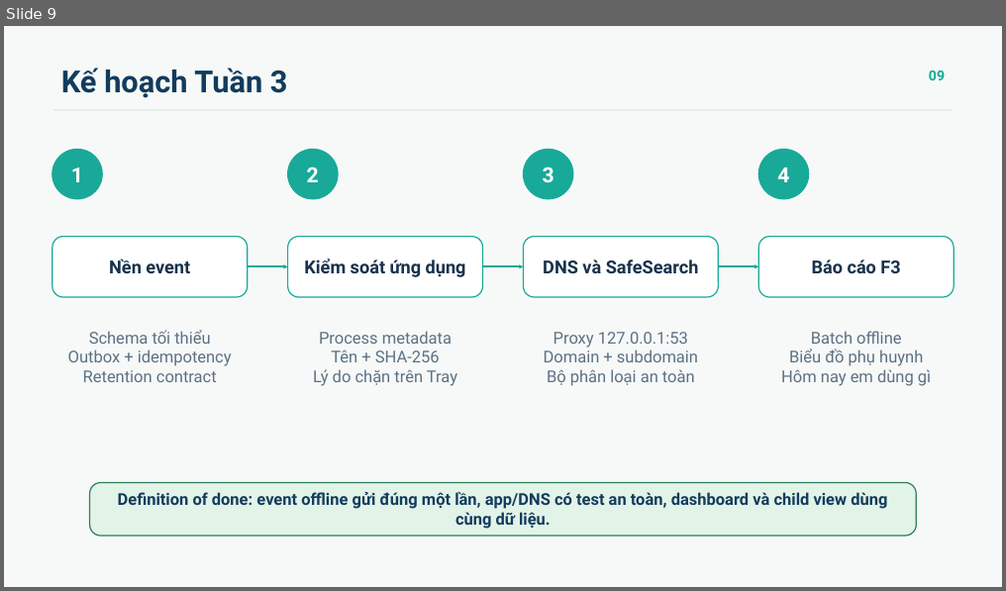
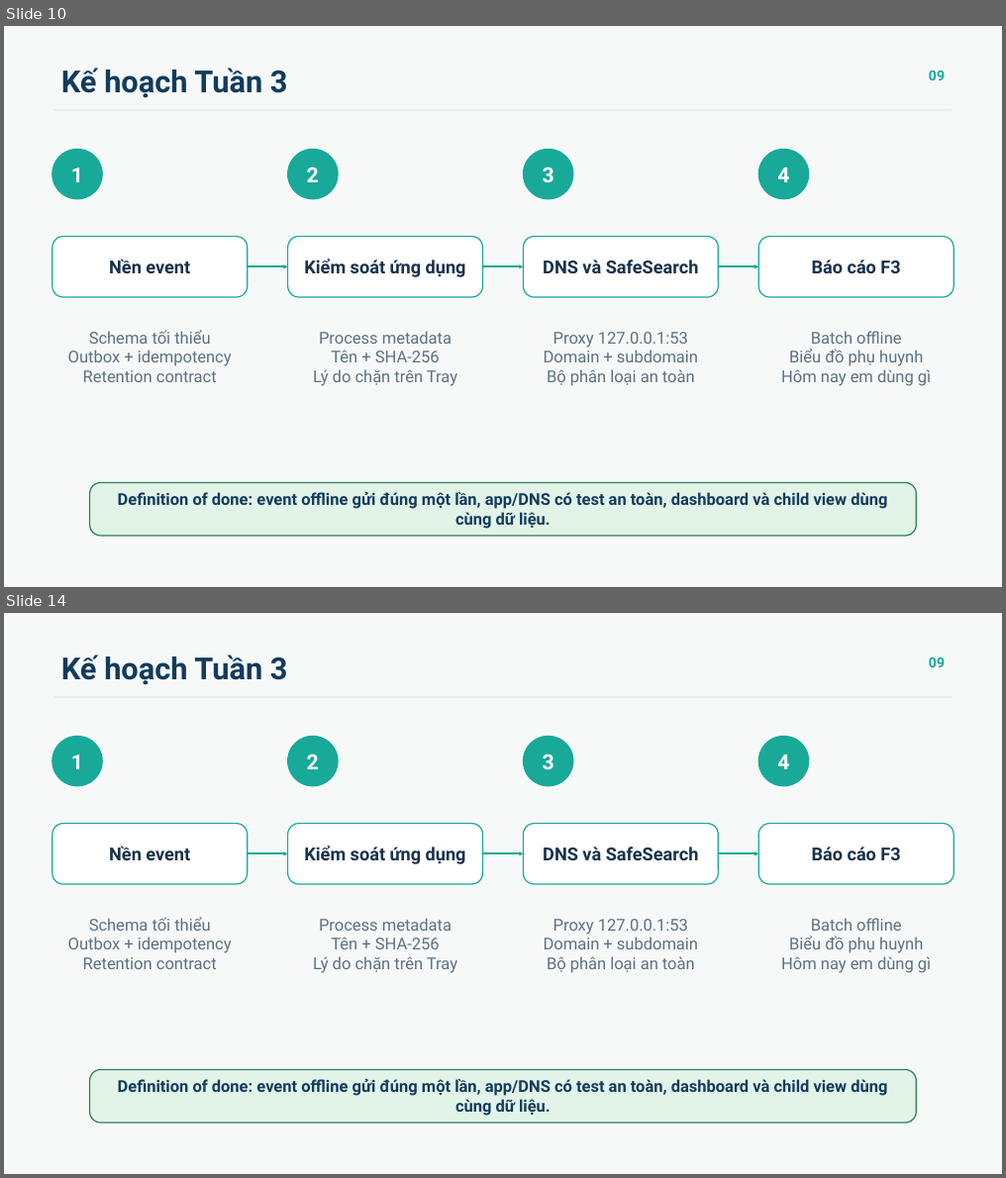
Before and after one commit to 23120357/openguard-kids-project, a slide deck: output/presentation/OpenGuardKids_Tuan1_den_Tuan2.pptx. Shown one above the other, each under a label of ours: slide 9 before the commit, slides 10 and 14 after it; the slides between them are not shown. The pictures are 1006x591 and 1006x1178 pixels, drawn with LibreOffice and Linux fonts; fonts in the diff are those of the drawing. Boxes give left, top, right and bottom in pixels: in the first picture for what was removed or moved away, otherwise in the second. Text is boxed around its words. In the diff, an @@ line names an element or a change of style, - is before the commit and + after.

```diff
--- a/output/presentation/OpenGuardKids_Tuan1_den_Tuan2.pptx
+++ b/output/presentation/OpenGuardKids_Tuan1_den_Tuan2.pptx
@@ slide 14 added at [4,613,1002,1174], background #F6F9F8 @@
@@ text added at [61,655,288,685], 29.2 pt, text #123B5D, bold @@
+Kế hoạch Tuần 3
@@ text added at [929,657,944,667], 13.5 pt, text #18A999, bold @@
+09
@@ line added from (54, 697) to (952, 697), #C9D8D4 0.75 pt @@
@@ ellipse added at [53,737,103,786], fill #18A999, outline #18A999 1.13 pt, 20.2 pt, text #FFFFFF, bold @@
+1
@@ ellipse added at [288,737,338,786], fill #18A999, outline #18A999 1.13 pt, 20.2 pt, text #FFFFFF, bold @@
+2
@@ ellipse added at [524,737,573,786], fill #18A999, outline #18A999 1.13 pt, 20.2 pt, text #FFFFFF, bold @@
+3
@@ ellipse added at [758,737,809,786], fill #18A999, outline #18A999 1.13 pt, 20.2 pt, text #FFFFFF, bold @@
+4
@@ rounded rectangle added at [53,823,248,884], fill #FFFFFF, outline #18A999 1.13 pt, 17.2 pt, text #17324D, bold @@
+Nền event
@@ rounded rectangle added at [288,823,482,884], fill #FFFFFF, outline #18A999 1.13 pt, 17.2 pt, text #17324D, bold @@
+Kiểm soát ứng dụng
@@ rounded rectangle added at [524,823,718,884], fill #FFFFFF, outline #18A999 1.13 pt, 17.2 pt, text #17324D, bold @@
+DNS và SafeSearch
@@ rounded rectangle added at [758,823,953,884], fill #FFFFFF, outline #18A999 1.13 pt, 17.2 pt, text #17324D, bold @@
+Báo cáo F3
@@ arrow added from (248, 854) to (288, 854), #18A999 1.88 pt @@
@@ arrow added from (483, 854) to (524, 854), #18A999 1.88 pt @@
@@ arrow added from (718, 854) to (758, 854), #18A999 1.88 pt @@
@@ text added at [68,917,232,969], 15.8 pt, text #5D7183 @@
+Schema tối thiểu
+Outbox + idempotency
+Retention contract
@@ text added at [313,918,457,973], 15.8 pt, text #5D7183 @@
+Process metadata
+Tên + SHA-256
+Lý do chặn trên Tray
@@ text added at [544,919,698,973], 15.8 pt, text #5D7183 @@
+Proxy 127.0.0.1:53
+Domain + subdomain
+Bộ phân loại an toàn
@@ text added at [781,918,931,973], 15.8 pt, text #5D7183 @@
+Batch offline
+Biểu đồ phụ huynh
+Hôm nay em dùng gì
@@ rounded rectangle added at [90,1069,917,1123], fill #E2F3E8, outline #2E7D5B 1.13 pt, 15.7 pt, text #123B5D, bold @@
+Definition of done: event offline gửi đúng một lần, app/DNS có test an toàn, dashboard và child view dùng cùng dữ liệu.
@@ what was slide 9 is now slide 10 @@
```
Also in this commit, not shown: 8 slides changed, 4 other slides added, 21 other files.
